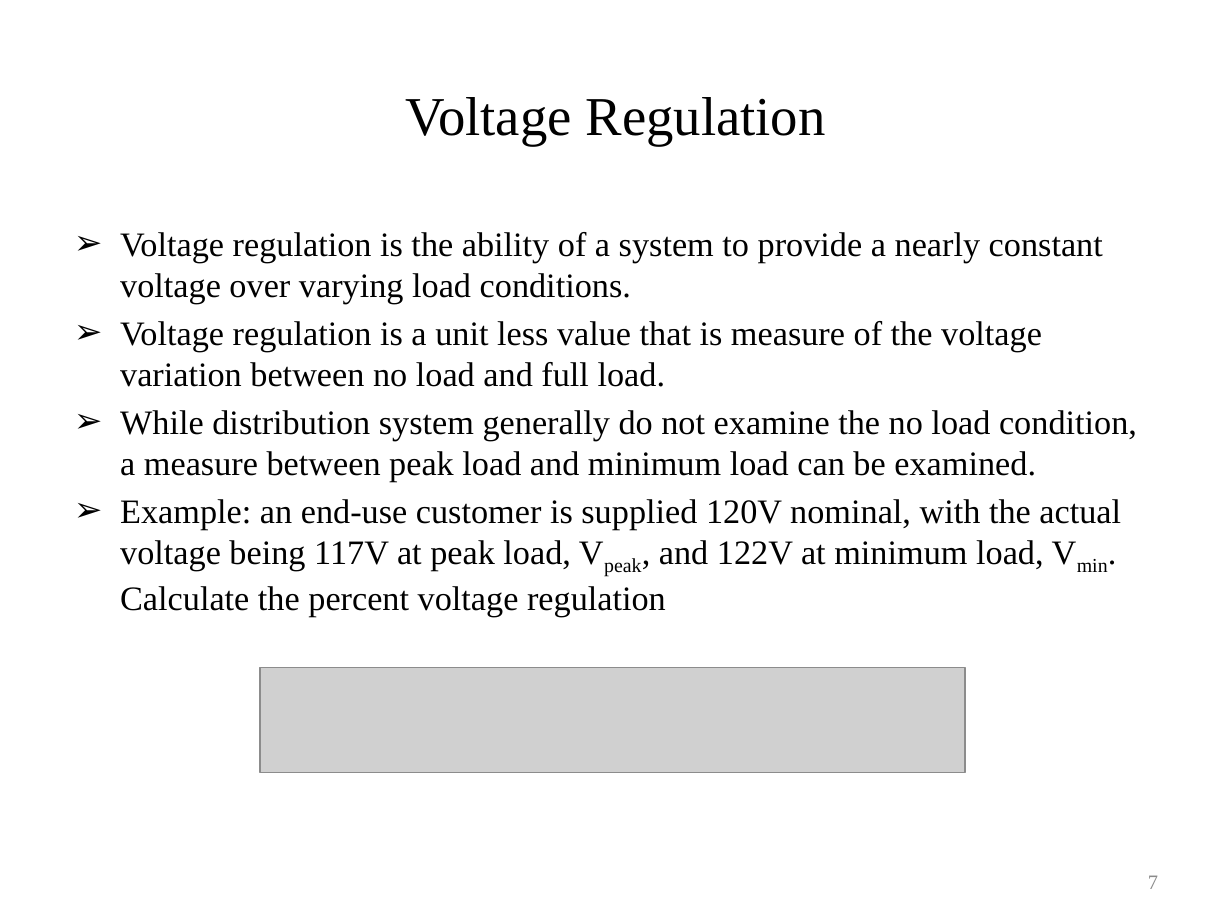
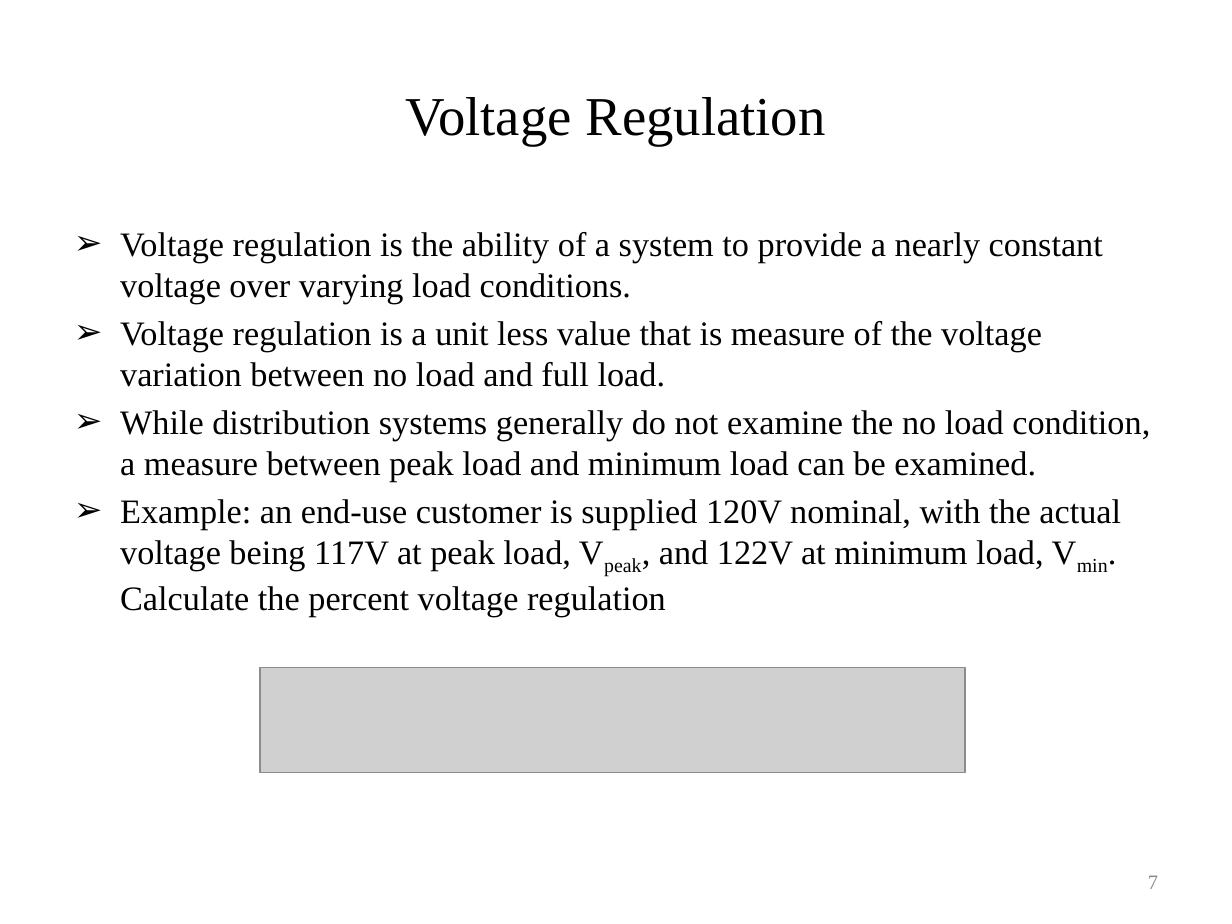
Before and after one commit to gridlab-d/course, a slide deck: slide 7 of University of Washington Class/Module 4 - Voltage control devices.pptx. Drawn at 1232x924 pixels with LibreOffice and Linux fonts; fonts in the diff are those of the drawing; grey boxes stand for pictures. Boxes give left, top, right and bottom in pixels: in the first picture for what was removed or moved away, otherwise in the second. Text is boxed around its words. In the diff, an @@ line names an element or a change of style, - is before the commit and + after.

Commit message:
Minor updates for consistency and spelling

```diff
--- a/University of Washington Class/Module 4 - Voltage control devices.pptx
+++ b/University of Washington Class/Module 4 - Voltage control devices.pptx
@@ text at [120, 410, 1150, 482]: text changed @@
-➢ While distribution system generally do not examine the no load condition, a measure between peak load and minimum load can be examined.
+➢ While distribution systems generally do not examine the no load condition, a measure between peak load and minimum load can be examined.
```
Also in this commit, not shown: 12 other slides changed.
